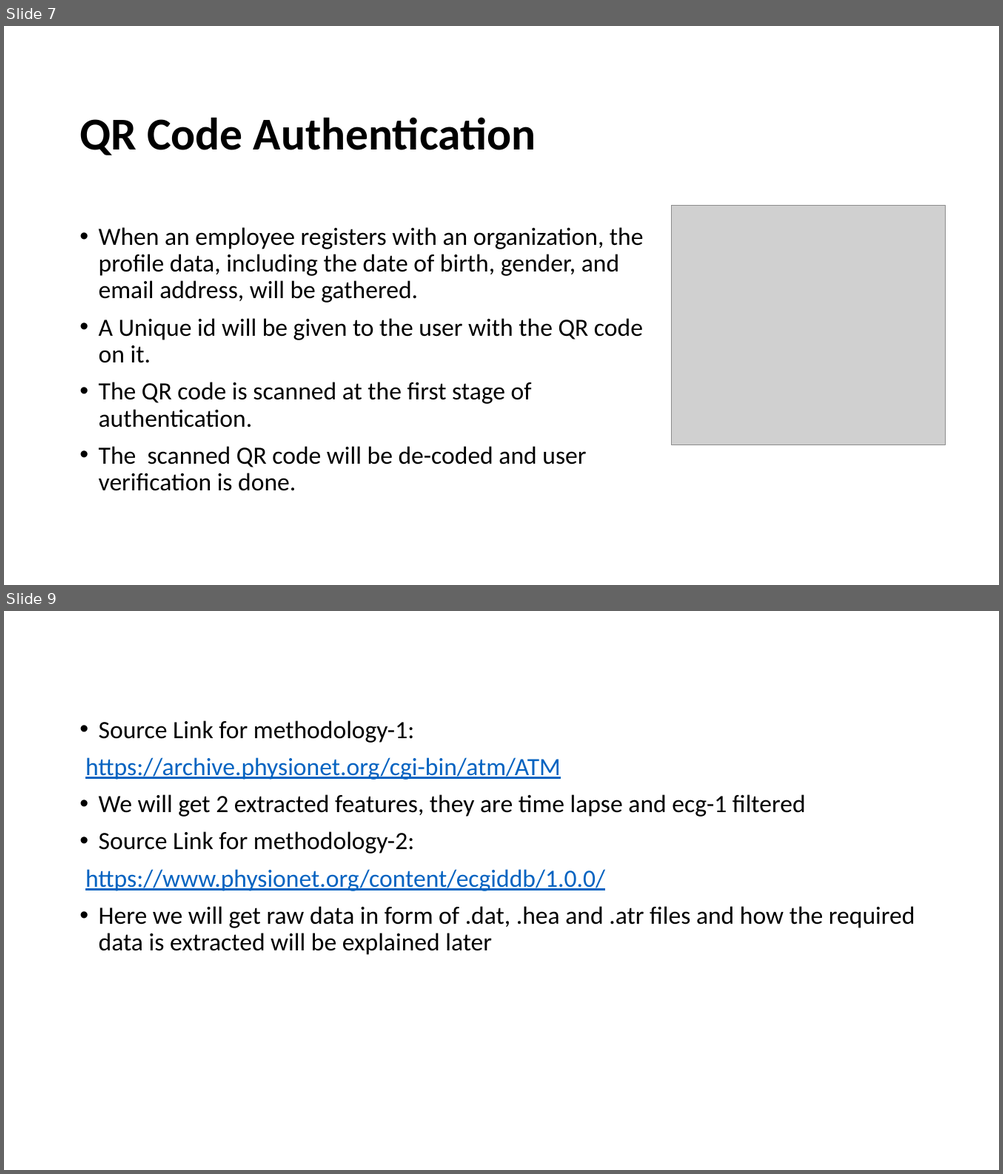
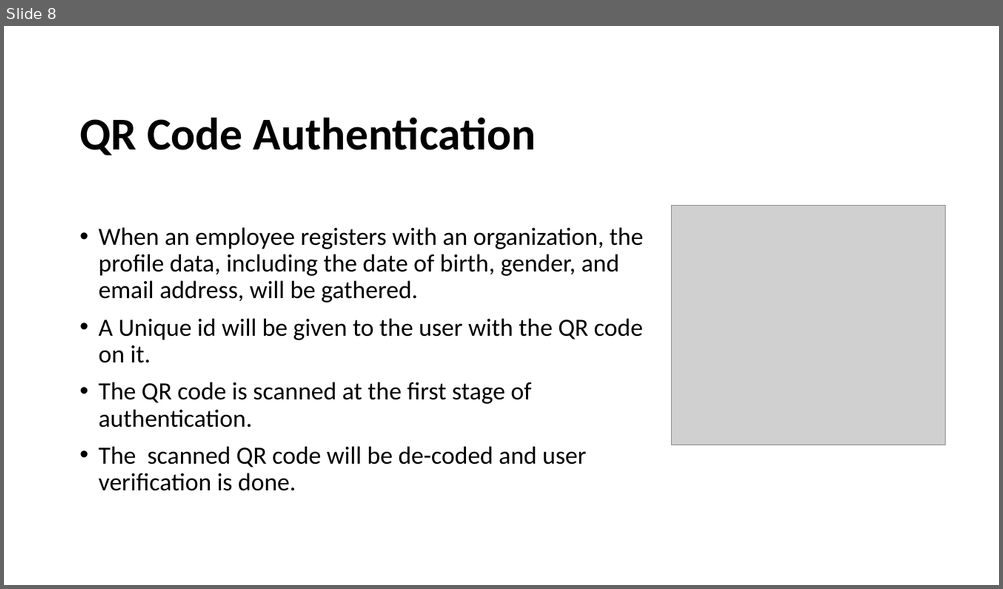
Before and after one commit to uma0441/TwoFactorAuthentication, a slide deck: Mid Term (1).pptx. Shown one above the other, each under a label of ours: slides 7 and 9 before the commit, slide 8 after it; the slides between them are not shown. The pictures are 1003x1174 and 1003x589 pixels, drawn with LibreOffice and Linux fonts; fonts in the diff are those of the drawing; grey boxes stand for pictures. Boxes give left, top, right and bottom in pixels: in the first picture for what was removed or moved away, otherwise in the second. Text is boxed around its words. In the diff, an @@ line names an element or a change of style, - is before the commit and + after.

```diff
--- a/Mid Term (1).pptx
+++ b/Mid Term (1).pptx
@@ slide 9 removed at bbox=[4, 611, 999, 1170], background #FFFFFF @@
@@ text removed at bbox=[85, 721, 915, 955] @@
-• Source Link for methodology-1:
-https://archive.physionet.org/cgi-bin/atm/ATM
-• We will get 2 extracted features, they are time lapse and ecg-1 filtered
-• Source Link for methodology-2:
-https://www.physionet.org/content/ecgiddb/1.0.0/
-• Here we will get raw data in form of .dat, .hea and .atr files and how the required data is extracted will be explained later
@@ what was slide 7 is now slide 8 @@
```
Also in this commit, not shown: 7 slides changed, 3 slides added.
